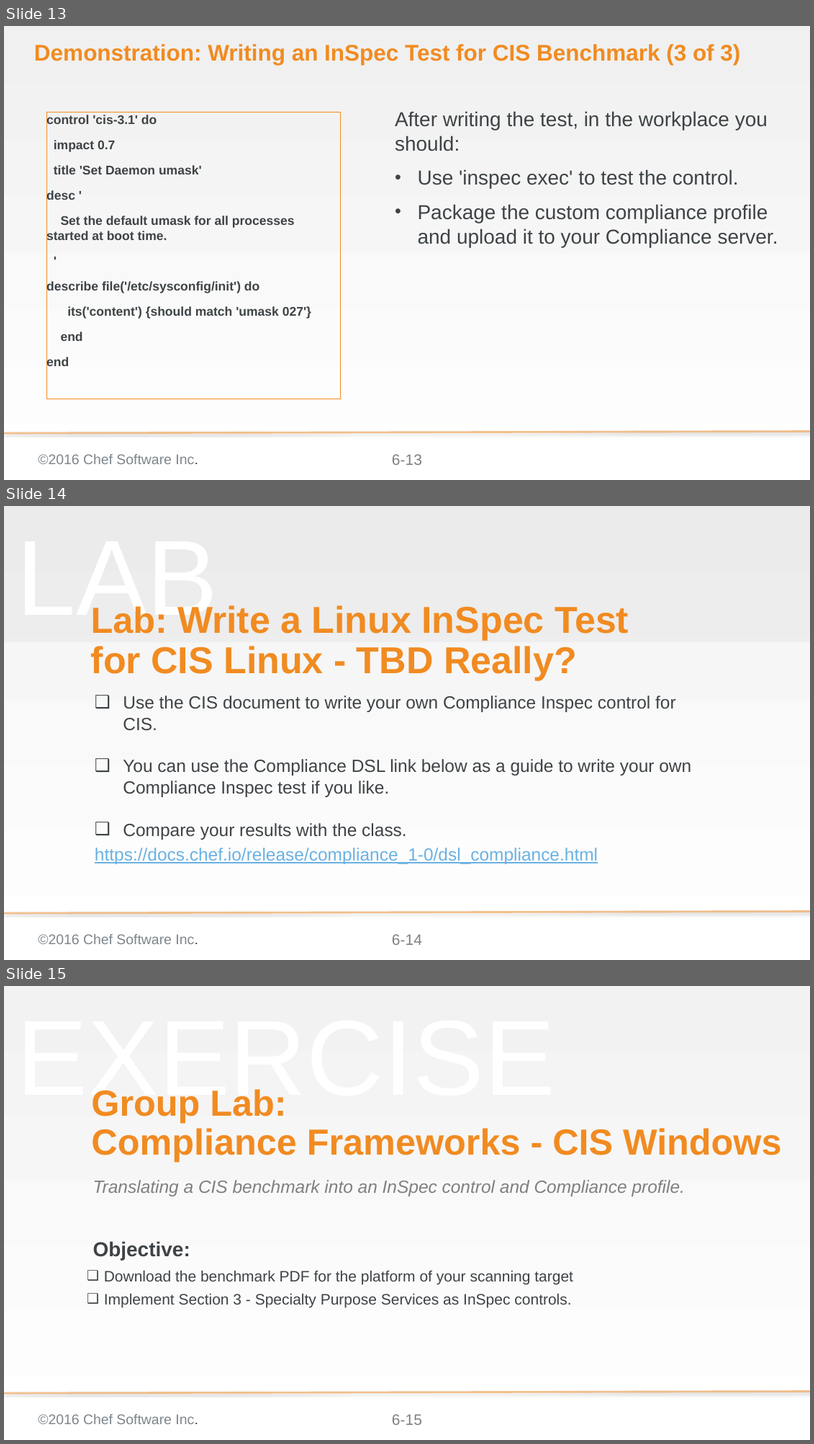
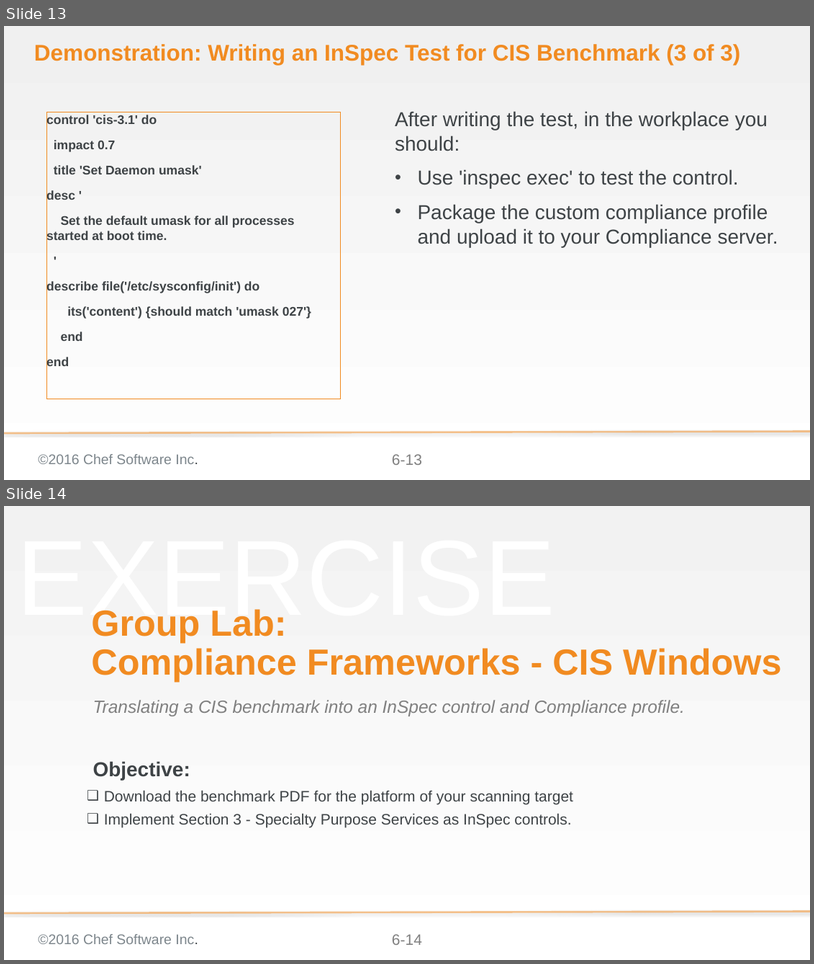
Before and after one commit to bchamby/chef-compliance-installation-configuration-operation, a slide deck: 06-compliance-frameworks-inspec.pptx. Shown one above the other, each under a label of ours: slides 13, 14 and 15 before the commit, slides 13 and 14 after it. The pictures are 814x1444 and 814x964 pixels, drawn with LibreOffice and Linux fonts; fonts in the diff are those of the drawing; background and template pictures are left out. Boxes give left, top, right and bottom in pixels: in the first picture for what was removed or moved away, otherwise in the second. Text is boxed around its words. In the diff, an @@ line names an element or a change of style, - is before the commit and + after.

```diff
--- a/06-compliance-frameworks-inspec.pptx
+++ b/06-compliance-frameworks-inspec.pptx
@@ slide 14 removed at box(4, 506, 810, 960), background gradient #F2F2F2 to #FFFFFF; not listed: 3 template elements that a slide beside it also shows @@
@@ rectangle removed at box(4, 506, 810, 642) @@
@@ text removed at box(17, 606, 219, 633) @@
-LAB
@@ title removed at box(91, 605, 629, 680) @@
-Lab: Write a Linux InSpec Test for CIS Linux - TBD Really?
@@ subtitle removed at box(123, 695, 692, 839) @@
-❑ Use the CIS document to write your own Compliance Inspec control for CIS.
-❑ You can use the Compliance DSL link below as a guide to write your own Compliance Inspec test if you like.
-❑ Compare your results with the class.
@@ text removed at box(95, 847, 598, 864) @@
-https://docs.chef.io/release/compliance_1-0/dsl_compliance.html
@@ what was slide 15 is now slide 14 @@
@@ page number at box(392, 934, 422, 944): text changed @@
-6-15
+6-14
```
Also in this commit, not shown: 1 slide added, 2 other slides removed.
